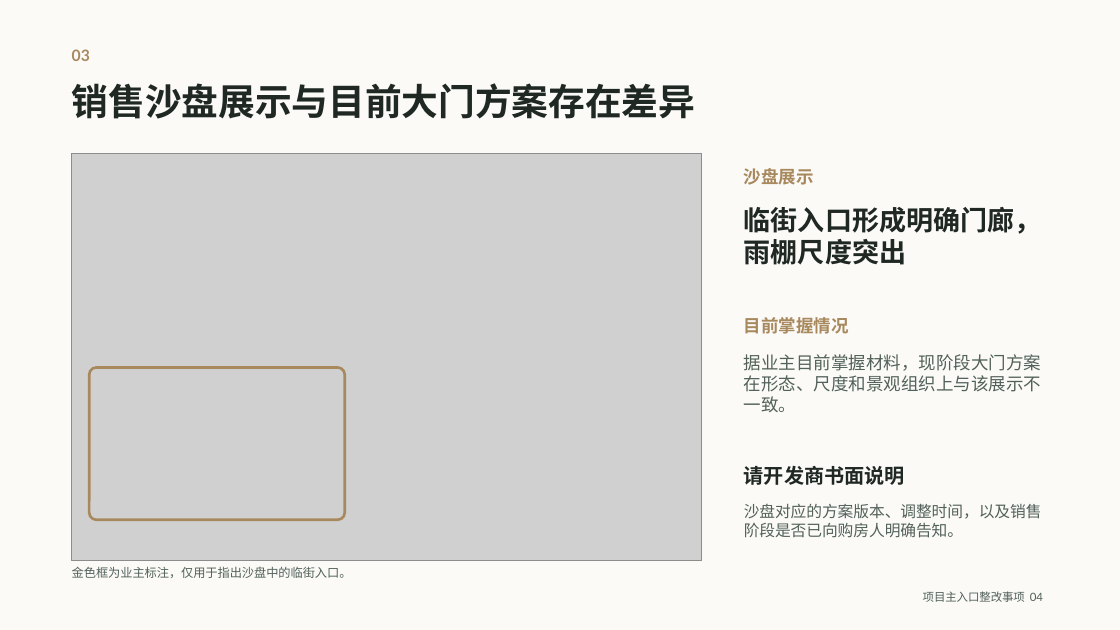
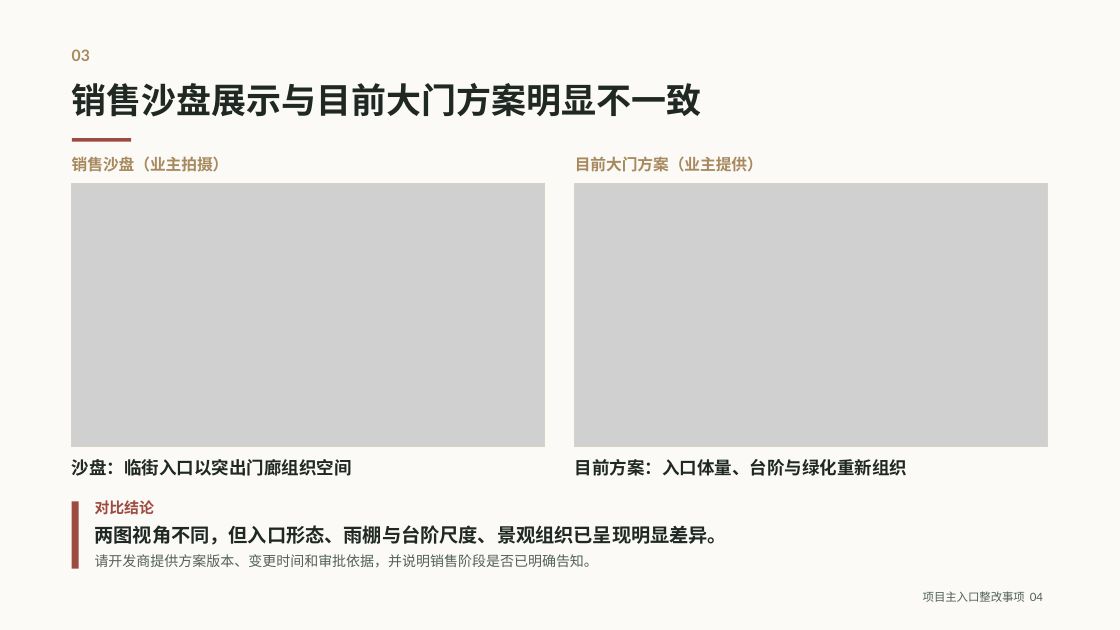
Before and after one commit to jwcesign/entrance-remediation-public-site, a slide deck: slide 4 of files/project-entrance-owner-opinion.pptx. Drawn at 1120x630 pixels with LibreOffice and Linux fonts; fonts in the diff are those of the drawing; grey boxes stand for pictures. Boxes give left, top, right and bottom in pixels: in the first picture for what was removed or moved away, otherwise in the second. Text is boxed around its words. In the diff, an @@ line names an element or a change of style, - is before the commit and + after.

```diff
--- a/files/project-entrance-owner-opinion.pptx
+++ b/files/project-entrance-owner-opinion.pptx
@@ text at box(72, 83, 702, 117): text changed; size 31.5 to 30 pt @@
-销售沙盘展示与目前大门方案存在差异
+销售沙盘展示与目前大门方案明显不一致
@@ rectangle added at box(71, 139, 131, 142), fill #9D4B40 @@
@@ text added at box(72, 156, 229, 172), 13.5 pt, text #A8895E, bold @@
+销售沙盘（业主拍摄）
@@ text added at box(575, 156, 763, 172), 13.5 pt, text #A8895E, bold @@
+目前大门方案（业主提供）
@@ text removed at box(744, 168, 814, 185) @@
-沙盘展示
@@ picture: place and size @@
-picture at box(71, 153, 702, 560)
+picture at box(71, 184, 544, 446)
@@ rectangle added at box(71, 184, 544, 446), outline #D9D2C7 0.75 pt @@
@@ picture added at box(575, 184, 1047, 446) @@
@@ rectangle added at box(575, 184, 1047, 446), outline #D9D2C7 0.75 pt @@
@@ text removed at box(744, 207, 1042, 265) @@
-临街入口形成明确门廊，雨棚尺度突出
@@ text removed at box(744, 317, 849, 334) @@
-目前掌握情况
@@ text removed at box(744, 354, 1041, 412) @@
-据业主目前掌握材料，现阶段大门方案在形态、尺度和景观组织上与该展示不一致。
@@ rounded rectangle removed at box(89, 368, 344, 520) @@
@@ text added at box(72, 459, 352, 476), 15 pt, text #202824, bold @@
+沙盘：临街入口以突出门廊组织空间
@@ text added at box(575, 459, 907, 476), 15 pt, text #202824, bold @@
+目前方案：入口体量、台阶与绿化重新组织
@@ text removed at box(744, 466, 905, 485) @@
-请开发商书面说明
@@ rectangle added at box(71, 502, 78, 569), fill #9D4B40 @@
@@ text added at box(95, 500, 154, 515), 12.8 pt, text #9D4B40, bold @@
+对比结论
@@ text added at box(95, 525, 728, 545), 16.5 pt, text #202824, bold @@
+两图视角不同，但入口形态、雨棚与台阶尺度、景观组织已呈现明显差异。
@@ text removed at box(72, 566, 352, 578) @@
-金色框为业主标注，仅用于指出沙盘中的临街入口。
@@ text at box(95, 554, 598, 567): text changed; size 13.5 to 12 pt @@
-沙盘对应的方案版本、调整时间，以及销售阶段是否已向购房人明确告知。
+请开发商提供方案版本、变更时间和审批依据，并说明销售阶段是否已明确告知。
```
Also in this commit, not shown: 2 other slides changed, 4 slides added, 3 slides removed, 10 other files.
